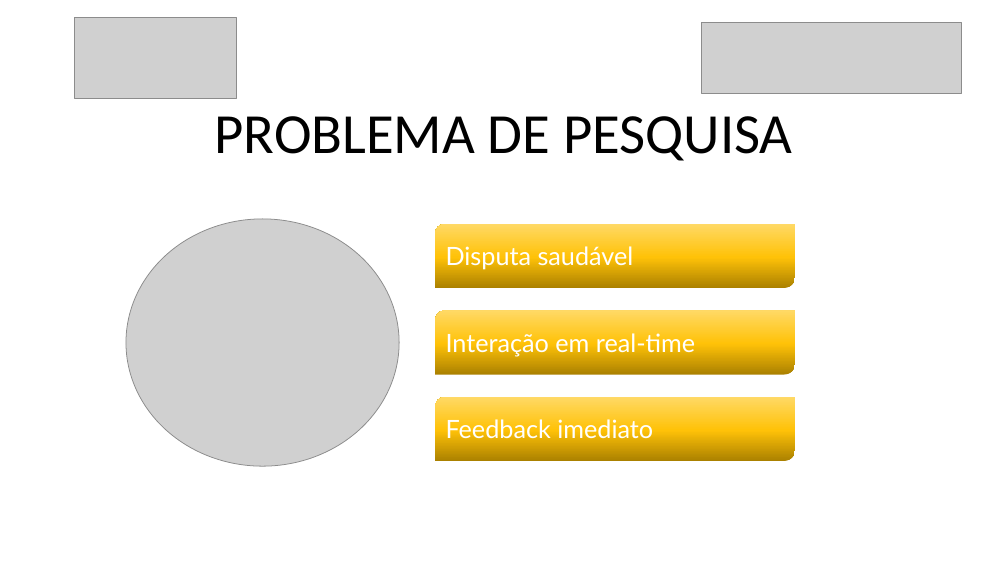
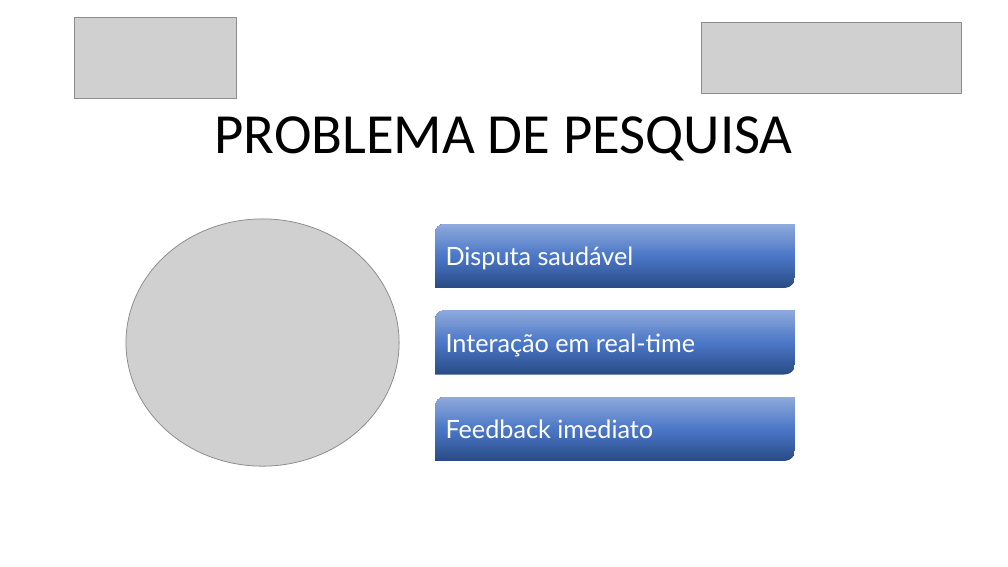
Before and after one commit to danilovaz7/curso-tecnico, a slide deck: slide 5 of liceu/3semestre/projeto integrador/tcc slide.pptx. Drawn at 1008x567 pixels with LibreOffice and Linux fonts; fonts in the diff are those of the drawing; grey boxes stand for pictures. Boxes give left, top, right and bottom in pixels: in the first picture for what was removed or moved away, otherwise in the second. Text is boxed around its words. In the diff, an @@ line names an element or a change of style, - is before the commit and + after.

```diff
--- a/liceu/3semestre/projeto integrador/tcc slide.pptx
+++ b/liceu/3semestre/projeto integrador/tcc slide.pptx
@@ fill gradient #AB8100 to #FFC208 to #FFD966 to gradient #2A4B86 to #4A76C6 to #8FAADC in 3 elements at (x1=435, y1=224, x2=795, y2=288), (x1=435, y1=310, x2=795, y2=374), (x1=435, y1=397, x2=795, y2=461) @@
```
Also in this commit, not shown: 9 other slides changed.
